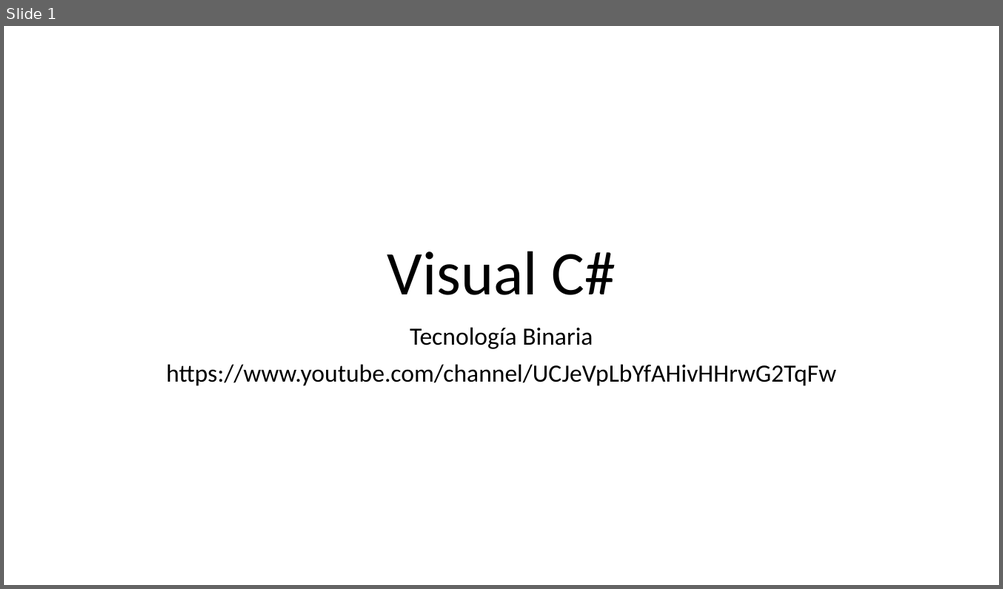
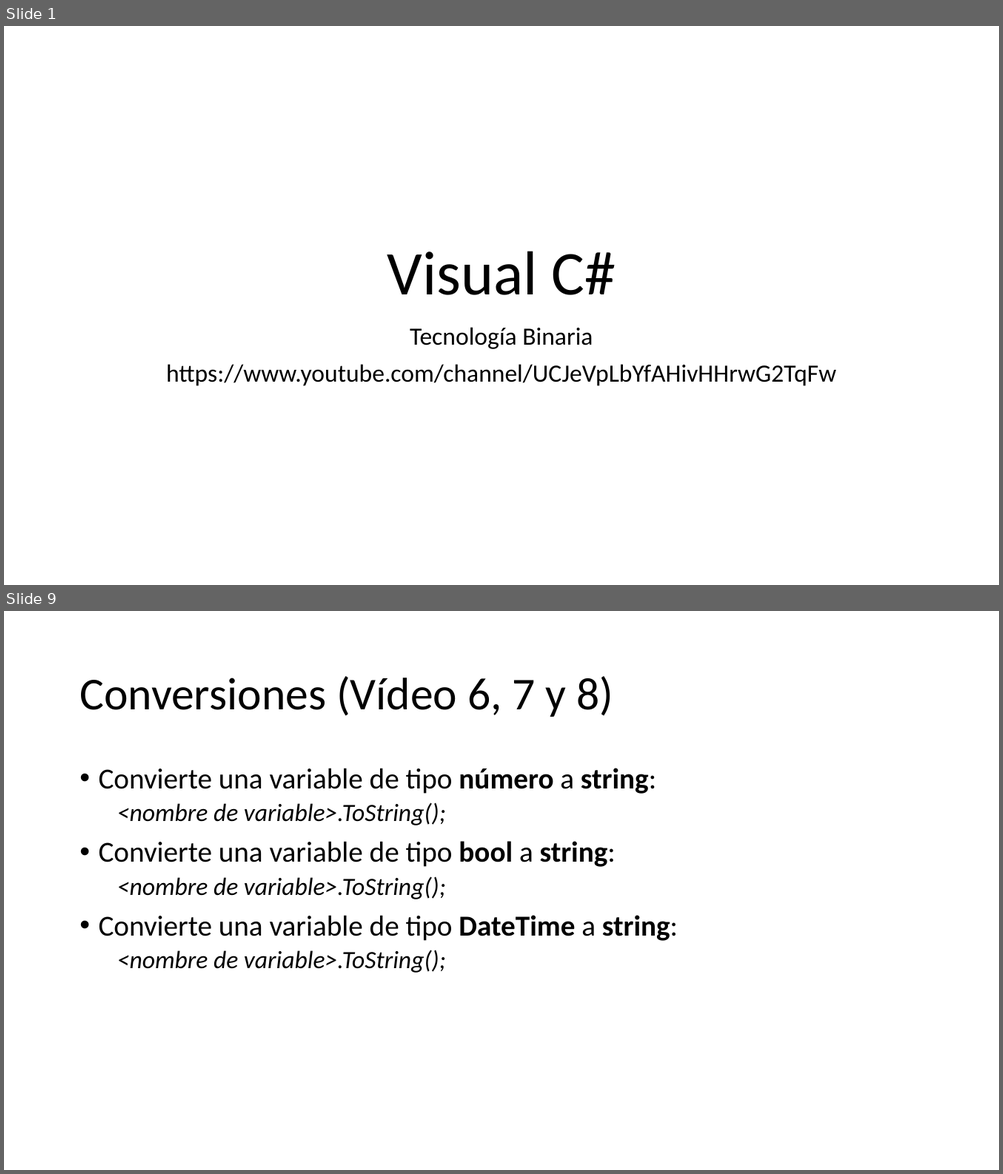
Before and after one commit to Worome/Recetatic, a slide deck: Recetatic/Visual C#.pptx. Shown one above the other, each under a label of ours: slide 1 before the commit, slides 1 and 9 after it; the slides between them are not shown. The pictures are 1003x589 and 1003x1174 pixels, drawn with LibreOffice and Linux fonts; fonts in the diff are those of the drawing. Boxes give left, top, right and bottom in pixels: in the first picture for what was removed or moved away, otherwise in the second. Text is boxed around its words. In the diff, an @@ line names an element or a change of style, - is before the commit and + after.

```diff
--- a/Recetatic/Visual C#.pptx
+++ b/Recetatic/Visual C#.pptx
@@ slide 9 added at (4,611,999,1170), background #FFFFFF @@
@@ title added at (79,676,613,717), 44 pt, text #000000 @@
+Conversiones (Vídeo 6, 7 y 8)
@@ text added at (99,768,677,973), 28 pt, text #000000 @@
+• Convierte una variable de tipo número a string:
+  <nombre de variable>.ToString();
+• Convierte una variable de tipo bool a string:
+  <nombre de variable>.ToString();
+• Convierte una variable de tipo DateTime a string:
+  <nombre de variable>.ToString();
```
Also in this commit, not shown: 2 slides changed, 5 other slides added.
